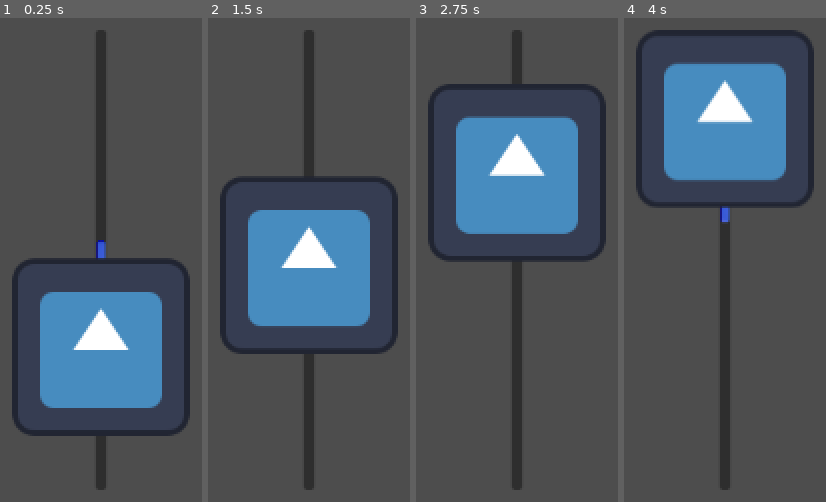
Above: before the commit, frames 1-4 (left to right).
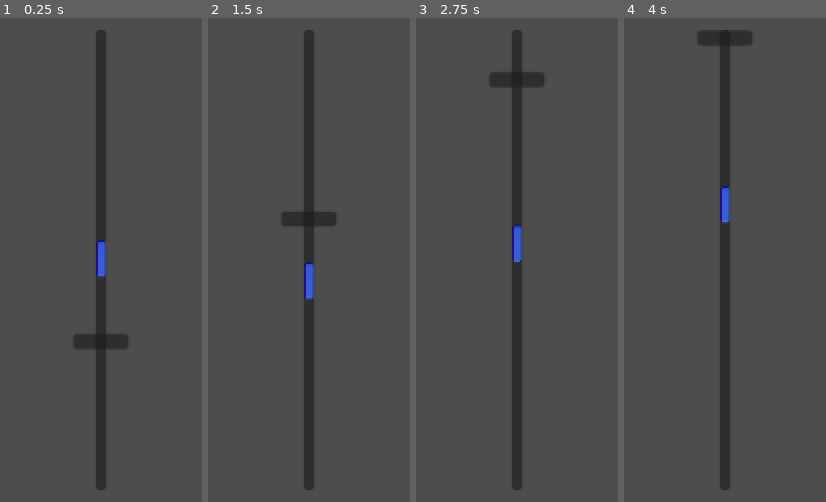
Above: after the commit, the same moments.

Repository: pagodepaiva/gamejam-
Game: Godot game, scene res://Scenes/FishingMinigame/fishing_minigame.tscn
The game is run twice, just before and just after one commit, with the same random seed, the same clock (stepped at 60 frames per second) and the same inputs. The engine's default icon, where the game draws it, is replaced by a stand-in: a white triangle on a blue panel in a dark square.
Inputs:
- Up to frame 1 (0.25 s): no input
- Up to frame 2 (1.5 s): tap Enter (ui_accept) at 0.5, 0.77 s
- Up to frame 3 (2.75 s): tap Enter (ui_accept) at 1.52 s
- Up to frame 4 (4 s): tap Enter (ui_accept) at 3.02, 3.77 s

The runs differ from the first frame. In frame 1, 19% of the frame differs, in the area x 5-95%, y 49-87%; in frame 2, 19%; in frame 3, 19%; in frame 4, 20%, in the area x 5-95%, y 2-40%.

Commit message:
Melhorando barra

Diff:
--- a/Scenes/FishingMinigame/fishing_minigame_line.tscn
+++ b/Scenes/FishingMinigame/fishing_minigame_line.tscn
@@ -1,10 +1,9 @@
-[gd_scene load_steps=4 format=3 uid="uid://b2wt1nokgsa8"]
+[gd_scene load_steps=3 format=3 uid="uid://b2wt1nokgsa8"]
 
 [ext_resource type="Script" path="res://Scripts/FishingMinigameScripts/fishing_minigame_line.gd" id="1_4w5eu"]
-[ext_resource type="Texture2D" uid="uid://b4kyoapr3meaj" path="res://icon.svg" id="2_x8n1u"]
 
 [sub_resource type="RectangleShape2D" id="RectangleShape2D_o82l6"]
-size = Vector2(128, 128)
+size = Vector2(40, 11)
 
 [node name="FishingMinigameLine" type="Node2D"]
 
@@ -14,8 +13,12 @@
 gravity_scale = 0.0
 script = ExtResource("1_4w5eu")
 
-[node name="LineSprite" type="Sprite2D" parent="Line"]
-texture = ExtResource("2_x8n1u")
+[node name="CollisionLine" type="CollisionShape2D" parent="Line"]
+position = Vector2(0, 3.5)
+shape = SubResource("RectangleShape2D_o82l6")
 
-[node name="CollisionLine" type="CollisionShape2D" parent="Line"]
-shape = SubResource("RectangleShape2D_o82l6")
+[node name="Panel" type="Panel" parent="Line"]
+offset_left = -20.0
+offset_top = -2.0
+offset_right = 20.0
+offset_bottom = 9.0
--- a/Scripts/FishingMinigameScripts/fishing_minigame_line.gd
+++ b/Scripts/FishingMinigameScripts/fishing_minigame_line.gd
@@ -3,7 +3,7 @@
 
 # Movement speed in pixels per second.
 var lineDirection = Vector2()
-var speed := 1
+const speed = 1.5
 
 func calc():
 	if Input.get_action_strength("ui_accept") == 1:
